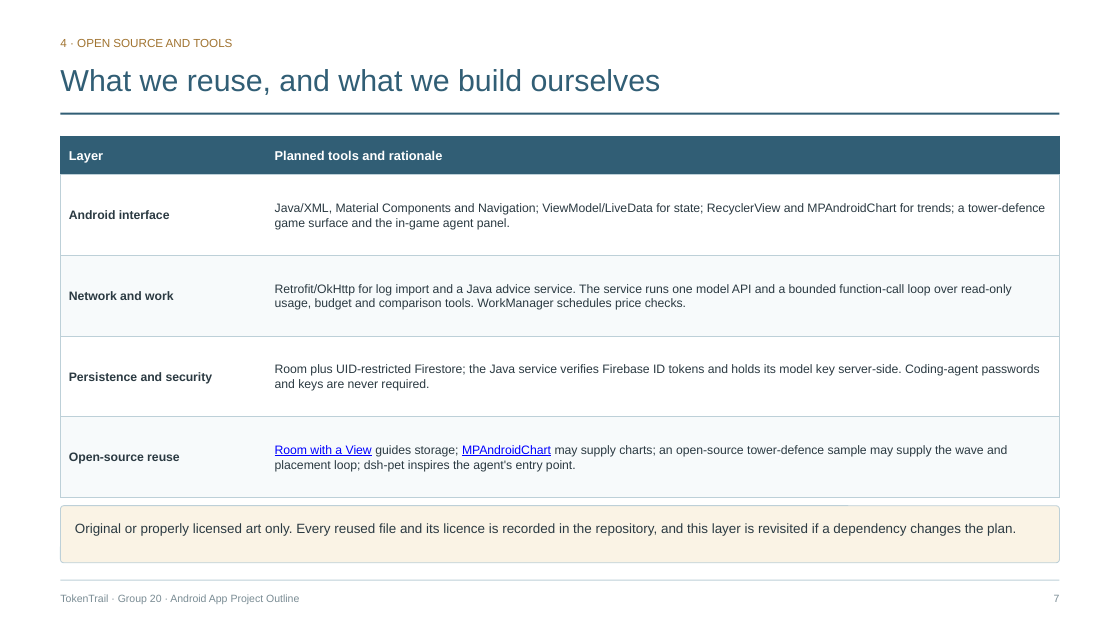
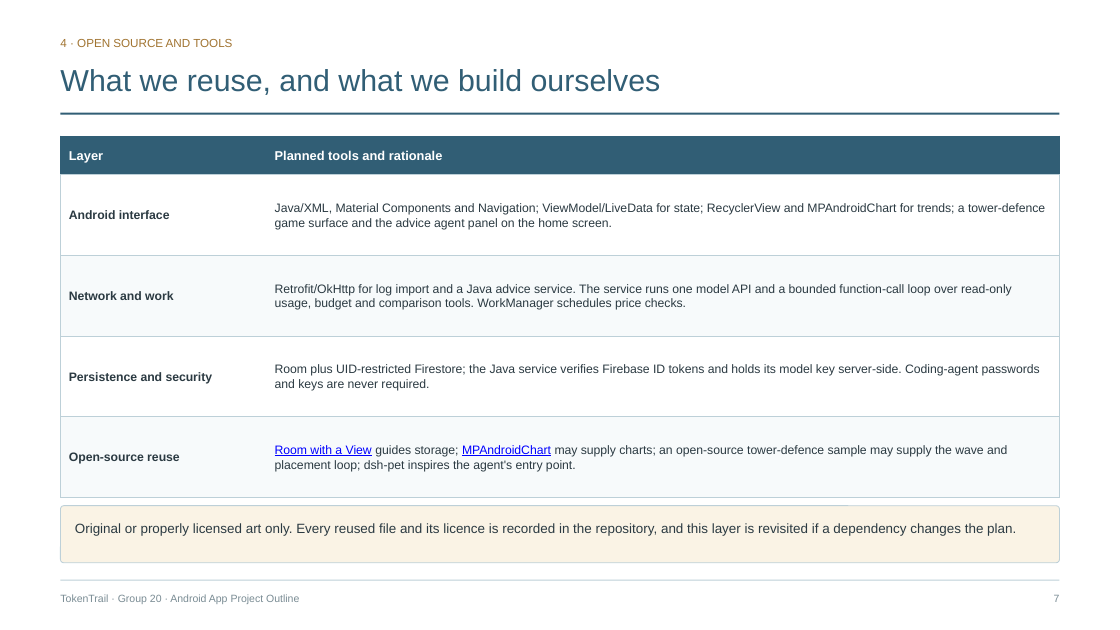
Before and after one commit to LiuZongrun7/Mobile_Group_20, a slide deck: slide 7 of docs/TokenTrail_Project_Outline_Slides.pptx. Drawn at 1120x630 pixels with LibreOffice and Linux fonts; fonts in the diff are those of the drawing. Boxes give left, top, right and bottom in pixels: in the first picture for what was removed or moved away, otherwise in the second. Text is boxed around its words. In the diff, an @@ line names an element or a change of style, - is before the commit and + after.

```diff
--- a/docs/TokenTrail_Project_Outline_Slides.pptx
+++ b/docs/TokenTrail_Project_Outline_Slides.pptx
@@ table at <box>60,136,1060,497</box> @@
-row 2, column 2: Java/XML, Material Components and Navigation; ViewModel/LiveData for state; RecyclerView and MPAndroidChart for trends; a tower-defence game surface and the in-game agent panel.
+row 2, column 2: Java/XML, Material Components and Navigation; ViewModel/LiveData for state; RecyclerView and MPAndroidChart for trends; a tower-defence game surface and the advice agent panel on the home screen.
```
Also in this commit, not shown: 11 other slides changed, 17 other files.
